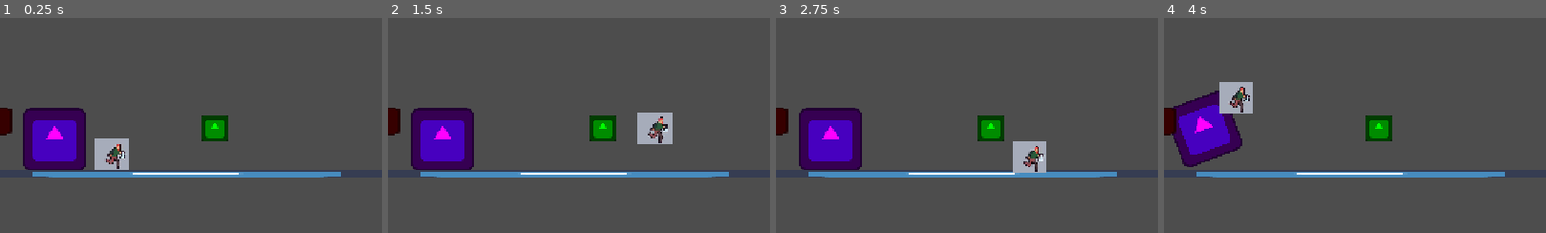
Above: before the commit, frames 1-4 (left to right).
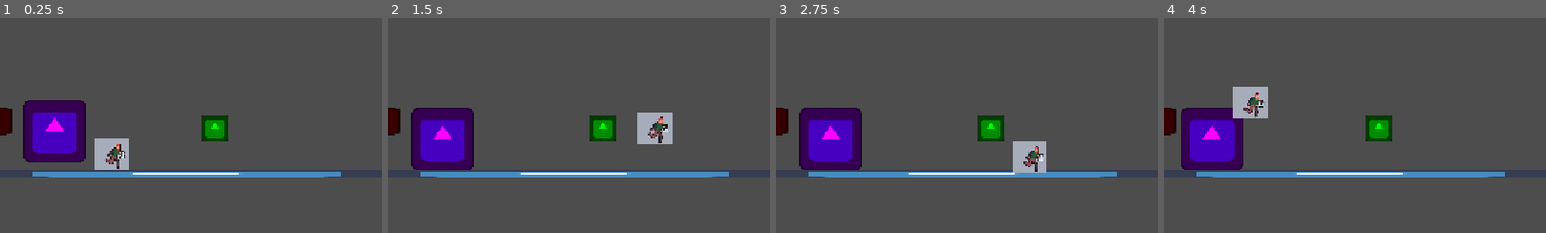
Above: after the commit, the same moments.

Repository: nandedeska/ggj-2026
Game: Godot game, scene res://scenes/nanska_test.tscn
Same seed, same stepped clock (60 frames per second), same inputs: the game is played once before the commit and once after it. This scene is started directly instead of the project's main scene. The engine's default icon, where the game draws it, is replaced by a stand-in: a white triangle on a blue panel in a dark square.
Inputs:
- Up to frame 1 (0.25 s): no input
- Up to frame 2 (1.5 s): hold F (mask) 0.53-1.28 s; hold D (move_right) from 0.53 s (still down); tap W (jump) at 0.77 s; tap F (mask) at 1.35 s
- Up to frame 3 (2.75 s): tap W (jump) at 1.52 s; release D (move_right) at 2.03 s; hold A (move_left) from 2.03 s (still down); hold F (mask) from 2.03 s (still down)
- Up to frame 4 (4 s): keep holding A (move_left); release F (mask) at 2.78 s; tap F (mask) at 2.85 s; tap W (jump) at 3.02, 3.77 s; hold F (mask) from 3.53 s (still down)
The pictures show only the part of the screen within x 35-85%, y 23-73%; the shares and areas given below are measured in that part.

The runs differ from the first frame. In frame 1, 2.6% of the frame differs, in the area x 6-23%, y 38-71%; in frame 2, 0.2%; in frame 3, 0.2%; in frame 4, 5.4%, in the area x 2-28%, y 29-71%.

Commit message:
Fix box pushing

Diff:
--- a/scenes/box.tscn
+++ b/scenes/box.tscn
@@ -7,6 +7,8 @@
 [node name="RigidBody2D" type="RigidBody2D" groups=["Rigidbody"]]
 collision_layer = 2
 collision_mask = 2
+lock_rotation = true
+linear_damp = 25.0
 
 [node name="Sprite2D" type="Sprite2D" parent="."]
 modulate = Color(1, 0, 1, 1)
--- a/scenes/player.tscn
+++ b/scenes/player.tscn
@@ -61,13 +61,10 @@
 [sub_resource type="CircleShape2D" id="CircleShape2D_80nbo"]
 radius = 6.0
 
-[sub_resource type="RectangleShape2D" id="RectangleShape2D_g2els"]
-size = Vector2(8, 8)
-
 [node name="CharacterBody2D" type="CharacterBody2D"]
 z_index = 1
-collision_layer = 131
-collision_mask = 129
+collision_layer = 129
+collision_mask = 131
 script = ExtResource("1_pjt0s")
 
 [node name="AnimatedSprite2D" type="AnimatedSprite2D" parent="."]
@@ -80,14 +77,3 @@
 [node name="CollisionShape2D" type="CollisionShape2D" parent="."]
 position = Vector2(1, -17)
 shape = SubResource("CircleShape2D_80nbo")
-
-[node name="Area2D" type="Area2D" parent="."]
-collision_layer = 3
-collision_mask = 3
-
-[node name="CollisionShape2D" type="CollisionShape2D" parent="Area2D"]
-position = Vector2(1, -14)
-shape = SubResource("RectangleShape2D_g2els")
-
-[connection signal="body_entered" from="Area2D" to="." method="_on_area_2d_body_entered"]
-[connection signal="body_exited" from="Area2D" to="." method="_on_area_2d_body_exited"]
--- a/scripts/player.gd
+++ b/scripts/player.gd
@@ -72,12 +72,7 @@
 
 	move_and_slide()
 
-func _on_area_2d_body_entered(body: Node2D) -> void:
-	if body.is_in_group("Rigidbody"):
-		body.collision_layer = 1
-		body.collision_mask = 1
-
-func _on_area_2d_body_exited(body: Node2D) -> void:
-	if body.is_in_group("Rigidbody"):
-		body.collision_layer = 2
-		body.collision_mask = 2
+	for i in get_slide_collision_count():
+		var c = get_slide_collision(i)
+		if c.get_collider() is RigidBody2D:
+			c.get_collider().apply_central_impulse(-c.get_normal() * 15)
Not shown: 1 places in scenes/player.tscn that only renumber resources
